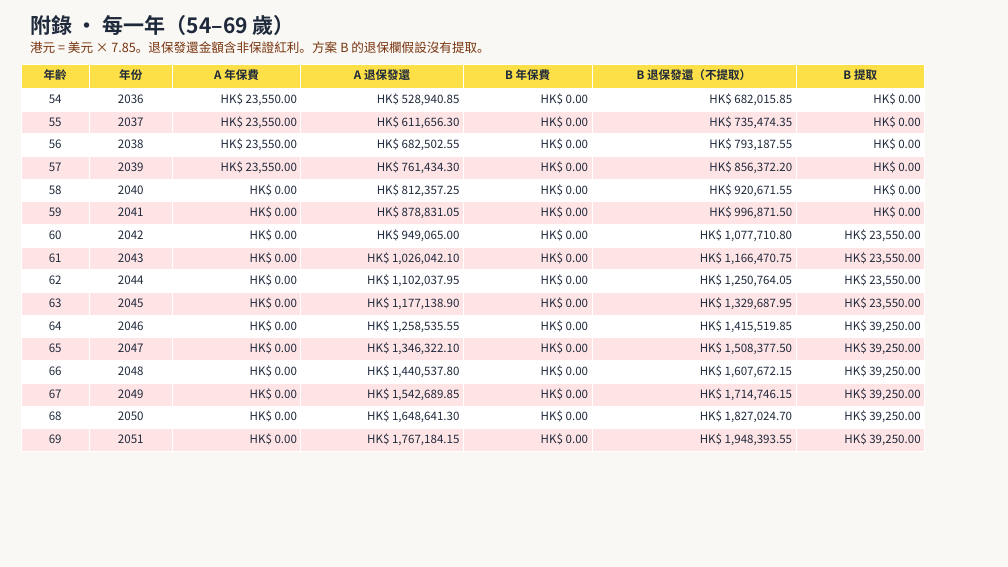
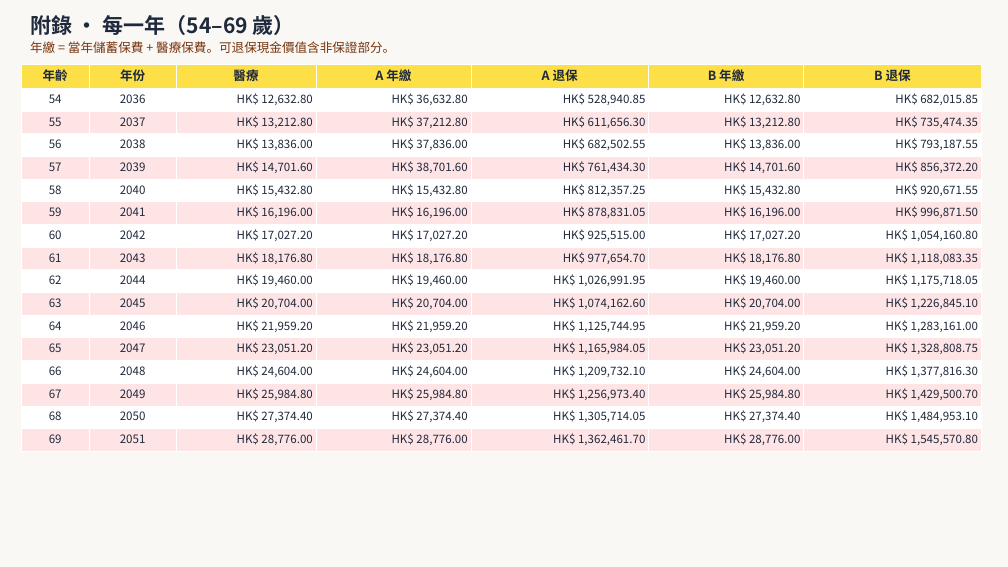
Before and after one commit to tomchan212/AIA-AS, a slide deck: slide 19 of apps/blueprint/public/mandy.pptx. Drawn at 1008x567 pixels with LibreOffice and Linux fonts; fonts in the diff are those of the drawing. Boxes give left, top, right and bottom in pixels: in the first picture for what was removed or moved away, otherwise in the second. Text is boxed around its words. In the diff, an @@ line names an element or a change of style, - is before the commit and + after.

```diff
--- a/apps/blueprint/public/mandy.pptx
+++ b/apps/blueprint/public/mandy.pptx
@@ text at (x1=30, y1=41, x2=395, y2=53): text changed @@
-港元 = 美元 × 7.85。退保發還金額含非保證紅利。方案 B 的退保欄假設沒有提取。
+年繳 = 當年儲蓄保費 + 醫療保費。可退保現金價值含非保證部分。
@@ table at (x1=21, y1=64, x2=982, y2=451) @@
-row 1: 年齡 | 年份 | A 年保費 | A 退保發還 | B 年保費 | B 退保發還（不提取） | B 提取
+row 1: 年齡 | 年份 | 醫療 | A 年繳 | A 退保 | B 年繳 | B 退保
-row 2: 54 | 2036 | HK$ 23,550.00 | HK$ 528,940.85 | HK$ 0.00 | HK$ 682,015.85 | HK$ 0.00
+row 2: 54 | 2036 | HK$ 12,632.80 | HK$ 36,632.80 | HK$ 528,940.85 | HK$ 12,632.80 | HK$ 682,015.85
-row 3: 55 | 2037 | HK$ 23,550.00 | HK$ 611,656.30 | HK$ 0.00 | HK$ 735,474.35 | HK$ 0.00
+row 3: 55 | 2037 | HK$ 13,212.80 | HK$ 37,212.80 | HK$ 611,656.30 | HK$ 13,212.80 | HK$ 735,474.35
-row 4: 56 | 2038 | HK$ 23,550.00 | HK$ 682,502.55 | HK$ 0.00 | HK$ 793,187.55 | HK$ 0.00
+row 4: 56 | 2038 | HK$ 13,836.00 | HK$ 37,836.00 | HK$ 682,502.55 | HK$ 13,836.00 | HK$ 793,187.55
-row 5: 57 | 2039 | HK$ 23,550.00 | HK$ 761,434.30 | HK$ 0.00 | HK$ 856,372.20 | HK$ 0.00
+row 5: 57 | 2039 | HK$ 14,701.60 | HK$ 38,701.60 | HK$ 761,434.30 | HK$ 14,701.60 | HK$ 856,372.20
-row 6: 58 | 2040 | HK$ 0.00 | HK$ 812,357.25 | HK$ 0.00 | HK$ 920,671.55 | HK$ 0.00
+row 6: 58 | 2040 | HK$ 15,432.80 | HK$ 15,432.80 | HK$ 812,357.25 | HK$ 15,432.80 | HK$ 920,671.55
-row 7: 59 | 2041 | HK$ 0.00 | HK$ 878,831.05 | HK$ 0.00 | HK$ 996,871.50 | HK$ 0.00
+row 7: 59 | 2041 | HK$ 16,196.00 | HK$ 16,196.00 | HK$ 878,831.05 | HK$ 16,196.00 | HK$ 996,871.50
-row 8: 60 | 2042 | HK$ 0.00 | HK$ 949,065.00 | HK$ 0.00 | HK$ 1,077,710.80 | HK$ 23,550.00
+row 8: 60 | 2042 | HK$ 17,027.20 | HK$ 17,027.20 | HK$ 925,515.00 | HK$ 17,027.20 | HK$ 1,054,160.80
-row 9: 61 | 2043 | HK$ 0.00 | HK$ 1,026,042.10 | HK$ 0.00 | HK$ 1,166,470.75 | HK$ 23,550.00
+row 9: 61 | 2043 | HK$ 18,176.80 | HK$ 18,176.80 | HK$ 977,654.70 | HK$ 18,176.80 | HK$ 1,118,083.35
-row 10: 62 | 2044 | HK$ 0.00 | HK$ 1,102,037.95 | HK$ 0.00 | HK$ 1,250,764.05 | HK$ 23,550.00
+row 10: 62 | 2044 | HK$ 19,460.00 | HK$ 19,460.00 | HK$ 1,026,991.95 | HK$ 19,460.00 | HK$ 1,175,718.05
-row 11: 63 | 2045 | HK$ 0.00 | HK$ 1,177,138.90 | HK$ 0.00 | HK$ 1,329,687.95 | HK$ 23,550.00
+row 11: 63 | 2045 | HK$ 20,704.00 | HK$ 20,704.00 | HK$ 1,074,162.60 | HK$ 20,704.00 | HK$ 1,226,845.10
-row 12: 64 | 2046 | HK$ 0.00 | HK$ 1,258,535.55 | HK$ 0.00 | HK$ 1,415,519.85 | HK$ 39,250.00
+row 12: 64 | 2046 | HK$ 21,959.20 | HK$ 21,959.20 | HK$ 1,125,744.95 | HK$ 21,959.20 | HK$ 1,283,161.00
-row 13: 65 | 2047 | HK$ 0.00 | HK$ 1,346,322.10 | HK$ 0.00 | HK$ 1,508,377.50 | HK$ 39,250.00
+row 13: 65 | 2047 | HK$ 23,051.20 | HK$ 23,051.20 | HK$ 1,165,984.05 | HK$ 23,051.20 | HK$ 1,328,808.75
-row 14: 66 | 2048 | HK$ 0.00 | HK$ 1,440,537.80 | HK$ 0.00 | HK$ 1,607,672.15 | HK$ 39,250.00
+row 14: 66 | 2048 | HK$ 24,604.00 | HK$ 24,604.00 | HK$ 1,209,732.10 | HK$ 24,604.00 | HK$ 1,377,816.30
-row 15: 67 | 2049 | HK$ 0.00 | HK$ 1,542,689.85 | HK$ 0.00 | HK$ 1,714,746.15 | HK$ 39,250.00
+row 15: 67 | 2049 | HK$ 25,984.80 | HK$ 25,984.80 | HK$ 1,256,973.40 | HK$ 25,984.80 | HK$ 1,429,500.70
-row 16: 68 | 2050 | HK$ 0.00 | HK$ 1,648,641.30 | HK$ 0.00 | HK$ 1,827,024.70 | HK$ 39,250.00
+row 16: 68 | 2050 | HK$ 27,374.40 | HK$ 27,374.40 | HK$ 1,305,714.05 | HK$ 27,374.40 | HK$ 1,484,953.10
-row 17: 69 | 2051 | HK$ 0.00 | HK$ 1,767,184.15 | HK$ 0.00 | HK$ 1,948,393.55 | HK$ 39,250.00
+row 17: 69 | 2051 | HK$ 28,776.00 | HK$ 28,776.00 | HK$ 1,362,461.70 | HK$ 28,776.00 | HK$ 1,545,570.80
@@ size 11 to 12 pt in "年齡", "年份" @@
@@ table resized from (x1=21, y1=64, x2=925, y2=451) to (x1=21, y1=64, x2=982, y2=451) @@
```
Also in this commit, not shown: 13 other slides changed, 7 slides added, 7 slides removed, 10 other files.
